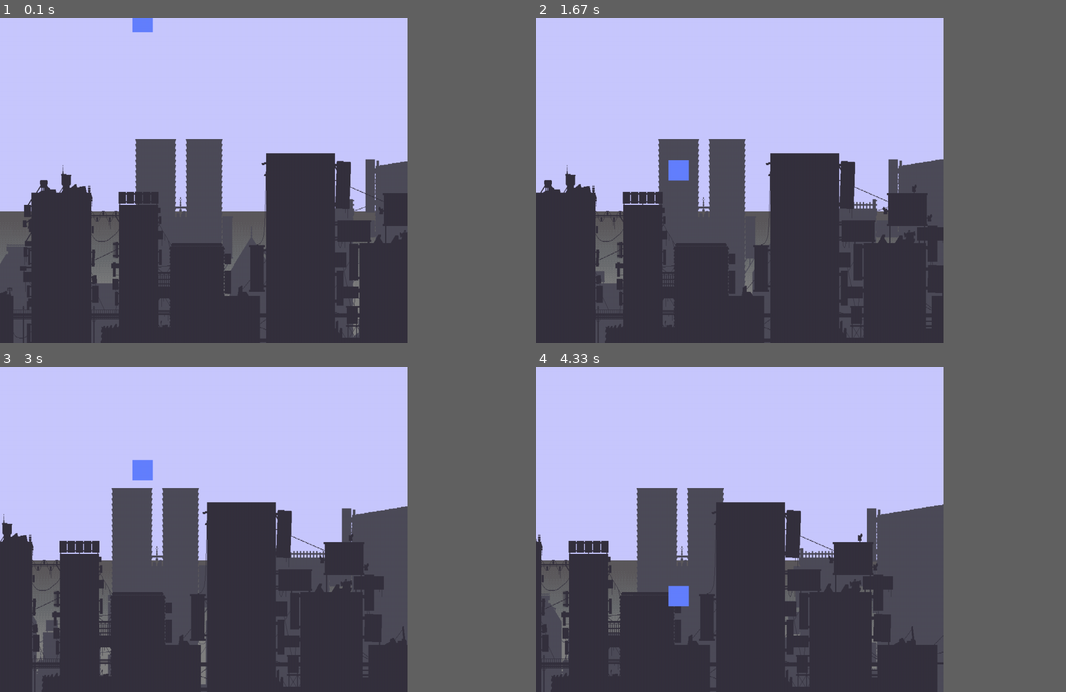
Above: before the commit, frames 1-4 (two rows, left to right).
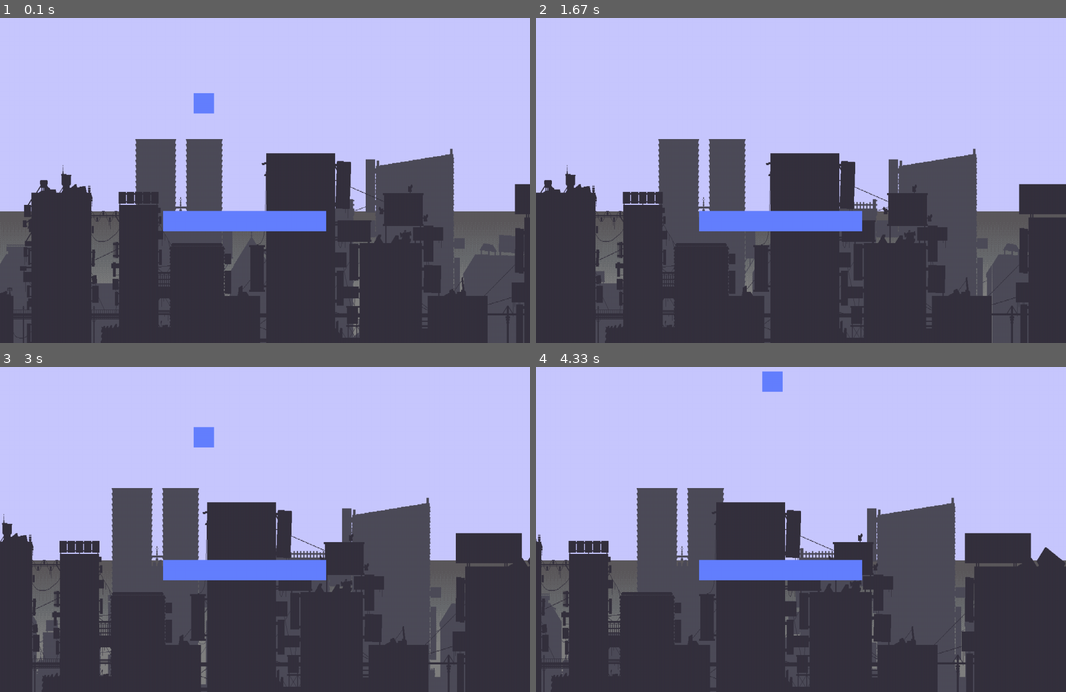
Above: after the commit, the same moments.

Repository: betra0/pygame3
Game: pygame game, started from main.py
Same seed, same stepped clock (60 frames per second), same inputs: the game is played once before the commit and once after it.
Inputs:
- Up to frame 1 (0.1 s): no input
- Up to frame 2 (1.67 s): hold D 0.33-0.8 s; hold W 0.83-1.13 s; tap Space at 0.9, 1.23, 1.53 s; hold D 1.17-1.63 s
- Up to frame 3 (3 s): hold A 1.67-2.2 s; tap Space at 1.73, 2.03, 2.3, 2.6, 2.73 s; hold A 2.23-2.63 s; hold W from 2.67 s (still down)
- Up to frame 4 (4.33 s): release W at 3.03 s; hold D 3.07-3.7 s; tap Space at 3.13, 3.43, 3.8, 4.1, 4.3 s; hold A 3.73-4.2 s; hold D from 4.23 s (still down)
The window is 692x553 before the commit and 900x553 after it. Grey fills any space a smaller window leaves; there, only what the larger window draws over its background counts as a difference.

The runs differ from the first frame. In frame 1, 14% of the frame differs, in the area x 25-100%, y 0-100%; in frame 2, 14%; in frame 3, 14%, in the area x 25-100%, y 18-100%; in frame 4, 14%.

Commit message:
agrege la colisiones con las plataformas

Diff:
--- a/background.py
+++ b/background.py
@@ -20,7 +20,6 @@
 class Background(pygame.sprite.Sprite):
     def __init__(self, add_background, speed, file_num, y_offset):
         super(Background, self).__init__()
-
         self.add_background = add_background
         self.speed = speed
         self.y_offset = y_offset
--- a/clasespy.py
+++ b/clasespy.py
@@ -2,18 +2,26 @@
 import pygame
 
 class objetopy(pygame.sprite.Sprite):
-    def _init_(self):
+    def __init__(self, x=0, y=0):
         super().__init__()
+        self.posx, self.posy = x, y
         self.tamaño = tamaño_player
         self.image = pygame.Surface((self.tamaño, self.tamaño))
         self.image.fill((100, 128, 255))
         self.rect = self.image.get_rect()
-        self.rect.center = (350, 000)
-        self.posx, self.posy = self.rect.center
+        self.rect.center = self.posx, self.posy
+
+        self.sueloartificial = False
+        self.fricion = 0.5
         self.velocidad = 18
         self.gravedad = 0.5
         self.velx = 0
         self.vely = 0
+
+    def initrect(self):
+        self.rect = self.image.get_rect()
+        self.rect.center = self.posx, self.posy
+
 
     def savepos(self, x=None, y= None):
         if x:
@@ -34,9 +42,26 @@
             self.savepos(y = self.posy)
 
     def simulargravedad(self):
-        self.vely += self.gravedad
+        if not self.isonfloor(6):
+            self.vely += self.gravedad
     def isonfloor(self, n = 0):
         retorno = False
-        if self.posy+self.tamaño/2+n >= alto:
+        if not self.sueloartificial :
+
+            if self.posy+self.tamaño/2+n >= alto:
+                retorno = True
+        else:
             retorno = True
+
         return retorno
+
+    def simularfricionx(self,):
+        fricion=self.fricion
+        if fricion > abs(self.velx):
+            fricion = abs(self.velx)
+
+        if self.velx > 0:
+            self.velx -= fricion
+
+        elif self.velx  < 0:
+            self.velx += fricion
--- a/game.py
+++ b/game.py
@@ -4,6 +4,7 @@
             K_ESCAPE, KEYDOWN, QUIT, K_w, K_s, K_d, K_a, K_SPACE)
 from var import (size)
 from background import Background
+from plataformas import Plataforma
 class Game():
     def __init__(self):
         pygame.init()
@@ -16,7 +17,14 @@
     def initialize(self):
         self.all = pygame.sprite.Group()
         self.fondo = pygame.sprite.Group()
+        self.plataformas= pygame.sprite.Group()
         self.jugador1 = Jugador()
+        self.plataforma = Plataforma(400, 600, 500)
+
+        self.all.add(self.plataforma)
+        self.plataformas.add(self.plataforma)
+
+
         self.background1 = Background(True, 20, "2", 0)
         self.background2 = Background(False, 50, "3", 40)
         self.fondo.add(self.background1)
@@ -36,10 +44,11 @@
         while self.run:
             self.event()
             self.update()
+            self.colisiones()
             self.render()
 
 
-            self.limitfps.tick(self.fps)
+            self.limitfps.tick(60)
 
         pygame.quit()
 
@@ -50,9 +59,6 @@
 
         self.all.update()
         self.fondo.update(delta_time)
-
-
-        pass
 
     def render(self):
         self.ventana.fill((200, 200, 255))
@@ -66,3 +72,61 @@
         for event in pygame.event.get():
             if event.type == pygame.QUIT:
                self.run=False
+    def colisiones(self):
+        suelo = pygame.sprite.spritecollideany(self.jugador1, self.plataformas)
+        if suelo:
+
+            upupdist = self.jugador1.rect.top - suelo.rect.top
+            updowndist = self.jugador1.rect.bottom - suelo.rect.top
+            #print(upupdist, updowndist)
+
+            if not upupdist>0 and updowndist<35  :
+                #print(self.jugador1.rect.right-10, suelo.rect.left, "      ",self.jugador1.rect.left-10, suelo.rect.right)
+                if  self.jugador1.rect.right-10 > suelo.rect.left:
+
+                    print(("se  logro"))
+                    self.jugador1.posy -= self.jugador1.rect.bottom  - suelo.rect.top
+                    self.jugador1.savepos()
+                    self.jugador1.obtenerpisoinfo(suelo)
+                    self.jugador1.vely = 0
+                    self.jugador1.sueloartificial = True
+                    self.jugador1.cantidad_salto = 1
+                    #print(self.jugador1.rect.bottom  - suelo.rect.top)
+
+            elif suelo.rect.bottom- self.jugador1.rect.top < 15:
+                self.jugador1.posy +=  suelo.rect.bottom -self.jugador1.rect.top
+                self.jugador1.vely = 0
+            distancialeft = self.jugador1.rect.right - suelo.rect.left
+            distanciarigth = self.jugador1.rect.left - suelo.rect.left
+
+
+            if not distanciarigth>0 and distancialeft <10:
+                self.jugador1.posx -= self.jugador1.rect.right - suelo.rect.left
+                self.jugador1.velx = 0
+
+
+            distancialeft = suelo.rect.right-self.jugador1.rect.right
+            distanciarigth =suelo.rect.right- self.jugador1.rect.left
+
+            if not distancialeft >0 and distanciarigth <10:
+
+                self.jugador1.posx += suelo.rect.right - self.jugador1.rect.left
+                self.jugador1.velx = 0
+
+
+
+
+
+
+
+
+
+
+
+
+
+
+            # Colisión en el lado derecho
+           #if suelo.rect.left < self.jugador1.rect.right:
+           #    self.jugador1.posx += suelo.rect.right - self.jugador1.rect.left
+           #    self.jugador1.velx = 0
--- a/jugador.py
+++ b/jugador.py
@@ -7,16 +7,25 @@
 
 class Jugador(objetopy):
     def __init__(self):
-        super()._init_()
+
+        super().__init__(500, 200)
+
         self.salto_presionado = False
         self.salto= False
         self.nosalto =True
         self.cantidad_salto = 1
         self.en_el_suelo = False  # Variable para rastrear si el jugador está en el suelo
+        self.pisoinfo = None
+
+
 
     def update(self):
         keys = pygame.key.get_pressed()
 
+        if keys[K_d]:
+            self.velx = 5
+        if keys[K_a]:
+            self.velx = -5
         if keys[K_w] or keys[K_SPACE]:
             self.salto_presionado = True
         else:
@@ -30,19 +39,41 @@
         if not self.salto_presionado:
             self.nosalto = True
 
-        print(self.salto)
-
         if self.salto and self.isonfloor(8):
             self.vely = -self.velocidad
         elif self.salto and not self.isonfloor(8) and self.cantidad_salto >= 1:
-            self.vely = -self.velocidad
+            self.vely = -self.velocidad/1.15
             self.cantidad_salto -=1
         elif not self.salto and self.isonfloor(8):
             self.cantidad_salto = 1
 
 
         self.simulargravedad()
-        self.velpos(0, self.vely)
+        self.velpos(self.velx, self.vely)
+        self.simularfricionx()
         self.simularparedes()
+        self.salto = False
+        if self.pisoinfo:
+            self.pisoartificial()
 
-        self.salto = False
+    def pisoartificial(self,):
+        suelo = self.pisoinfo
+        #print("jeje")
+
+        xleft, xright, ytop = suelo.rect.left, suelo.rect.right, suelo.rect.top
+        if self.rect.bottom < ytop:
+            self.sueloartificial = False
+            self.pisoinfo = False
+        if self.rect.right-10 < xleft:
+            self.sueloartificial = False
+            self.pisoinfo = False
+
+        if self.rect.left+10 > xright:
+            self.sueloartificial = False
+            self.pisoinfo = False
+
+
+        pass
+
+    def obtenerpisoinfo(self, piso):
+        self.pisoinfo = piso
--- /dev/null
+++ b/plataformas.py
@@ -0,0 +1,16 @@
+from var import *
+import pygame
+from clasespy import objetopy
+
+class Plataforma(objetopy):
+    def __init__(self, ancho_plataforma, x, y):
+        super().__init__(x, y)
+        self.image = pygame.Surface((ancho_plataforma, 50))
+        self.image.fill((100, 128, 255))
+        self.initrect()
+        self.info = "hola que hace dsajkl"
+
+
+
+    def update(self):
+        self.velpos(0, 0)
--- a/test.py
+++ b/test.py
@@ -1 +1,9 @@
-#hola payaso tu puta madre
+class Padre:
+    def __init__(self):
+        print("Esto es del init del Padre")
+
+class Hijo(Padre):
+    def __init__(self):
+
+        print("Esto es del init del Hijo")
+        super().__init__()
--- a/var.py
+++ b/var.py
@@ -1,5 +1,5 @@
-ancho =1000
-anchoingame= 1000
+ancho =1300
+anchoingame= 1300
 alto = 800
 limiteinterior =(ancho-anchoingame)//2
 size = (ancho, alto)
